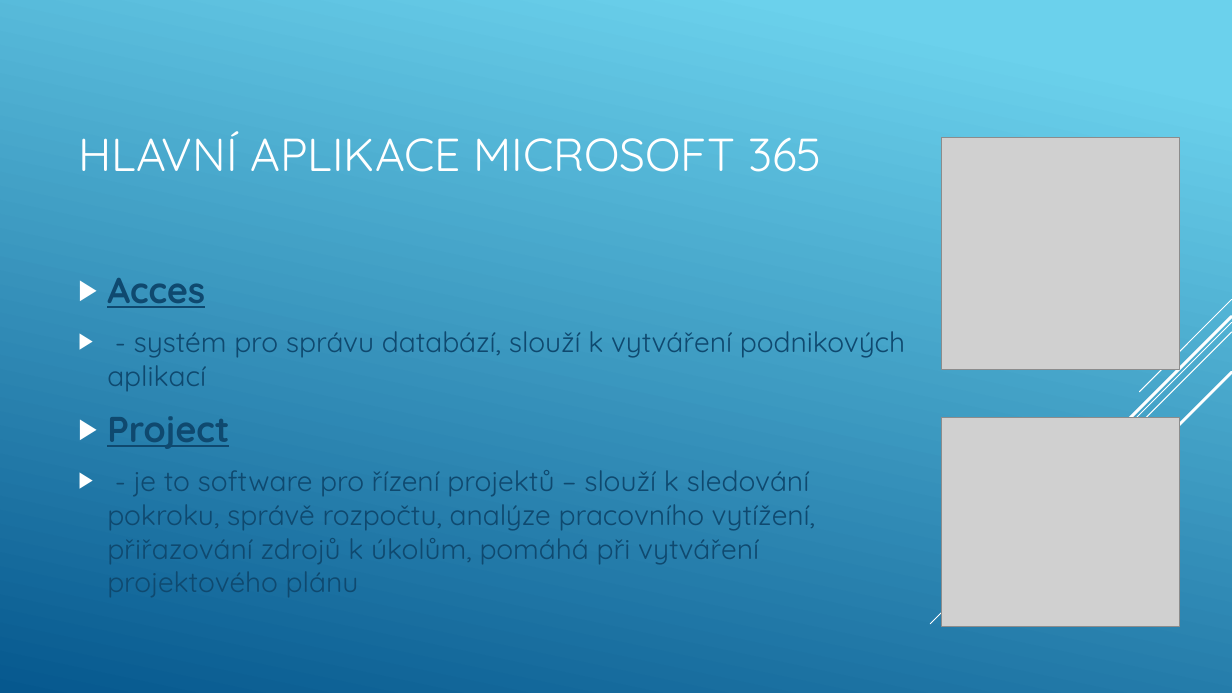
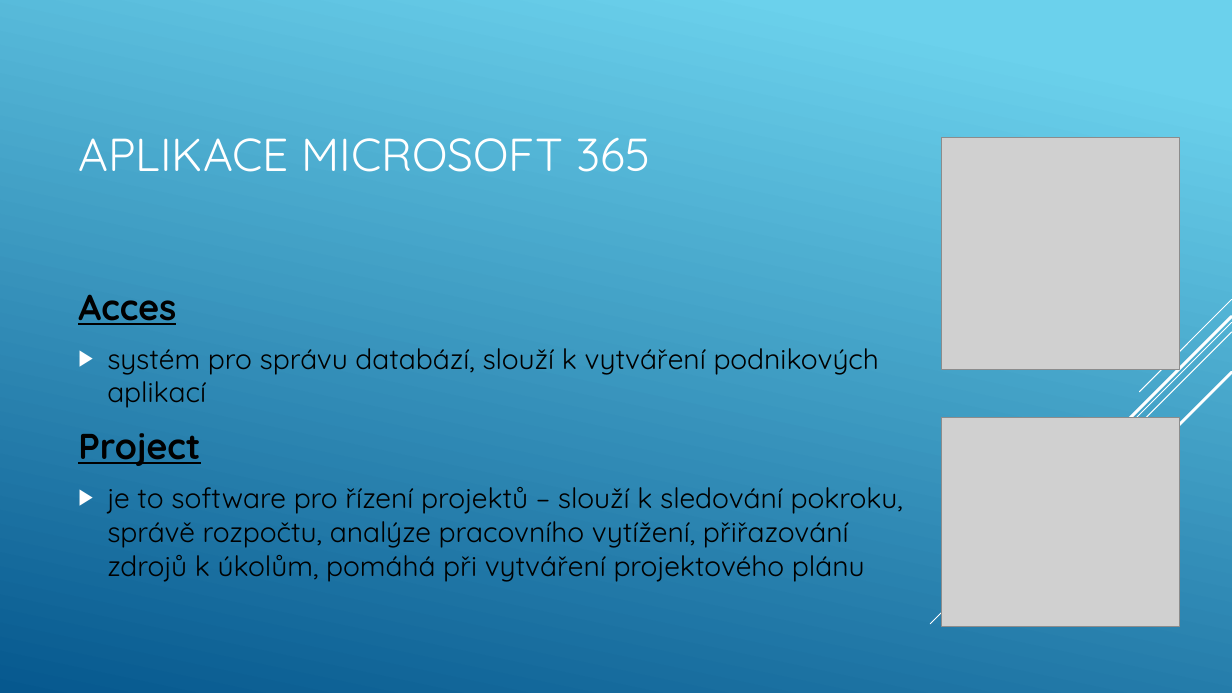
Before and after one commit to machacekadam/Office-365-a-jeho-mo-nosti, a slide deck: slide 14 of Machacek.pptx. Drawn at 1232x693 pixels with LibreOffice and Linux fonts; fonts in the diff are those of the drawing; grey boxes stand for pictures. Boxes give left, top, right and bottom in pixels: in the first picture for what was removed or moved away, otherwise in the second. Text is boxed around its words. In the diff, an @@ line names an element or a change of style, - is before the commit and + after.

```diff
--- a/Machacek.pptx
+++ b/Machacek.pptx
@@ title at (78,137,650,172): text changed @@
-HLAVNÍ APLIKACE MICROSOFT 365
+APLIKACE MICROSOFT 365
@@ text at (78,294,200,466): text colour #0F496F to #000000 in "Acces", "Project"; bullet ▶ to none @@
@@ text at (107,348,879,408): text changed; text colour #0F496F to #000000 @@
-▶ - systém pro správu databází, slouží k vytváření podnikových aplikací
+▶ systém pro správu databází, slouží k vytváření podnikových aplikací
@@ text at (107,487,903,582): text changed; text colour #0F496F to #000000 @@
-▶ - je to software pro řízení projektů – slouží k sledování pokroku, správě rozpočtu, analýze pracovního vytížení, přiřazování zdrojů k úkolům, pomáhá při vytváření projektového plánu
+▶ je to software pro řízení projektů – slouží k sledování pokroku, správě rozpočtu, analýze pracovního vytížení, přiřazování zdrojů k úkolům, pomáhá při vytváření projektového plánu
```
Also in this commit, not shown: 19 other slides changed.
